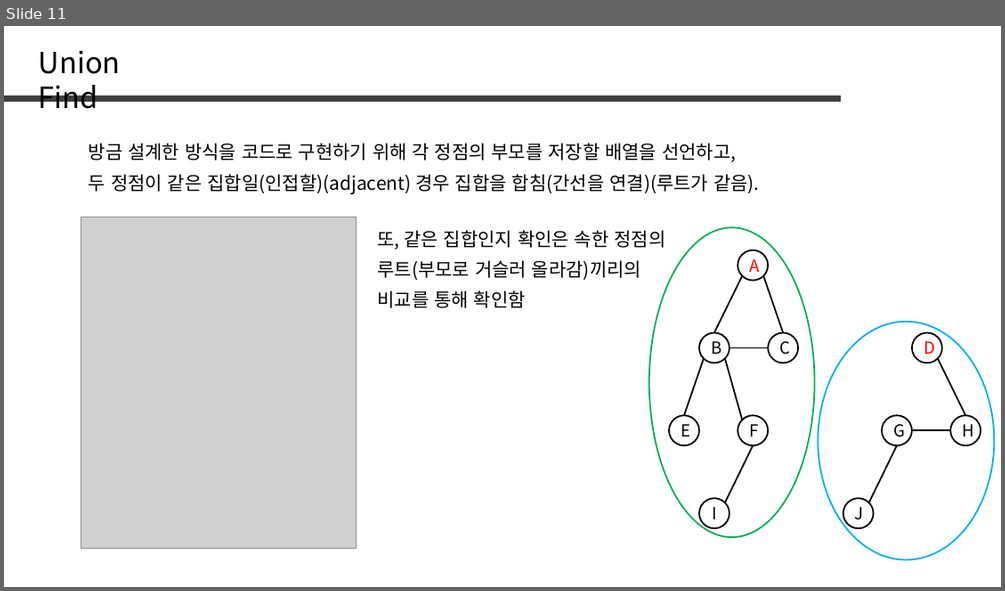
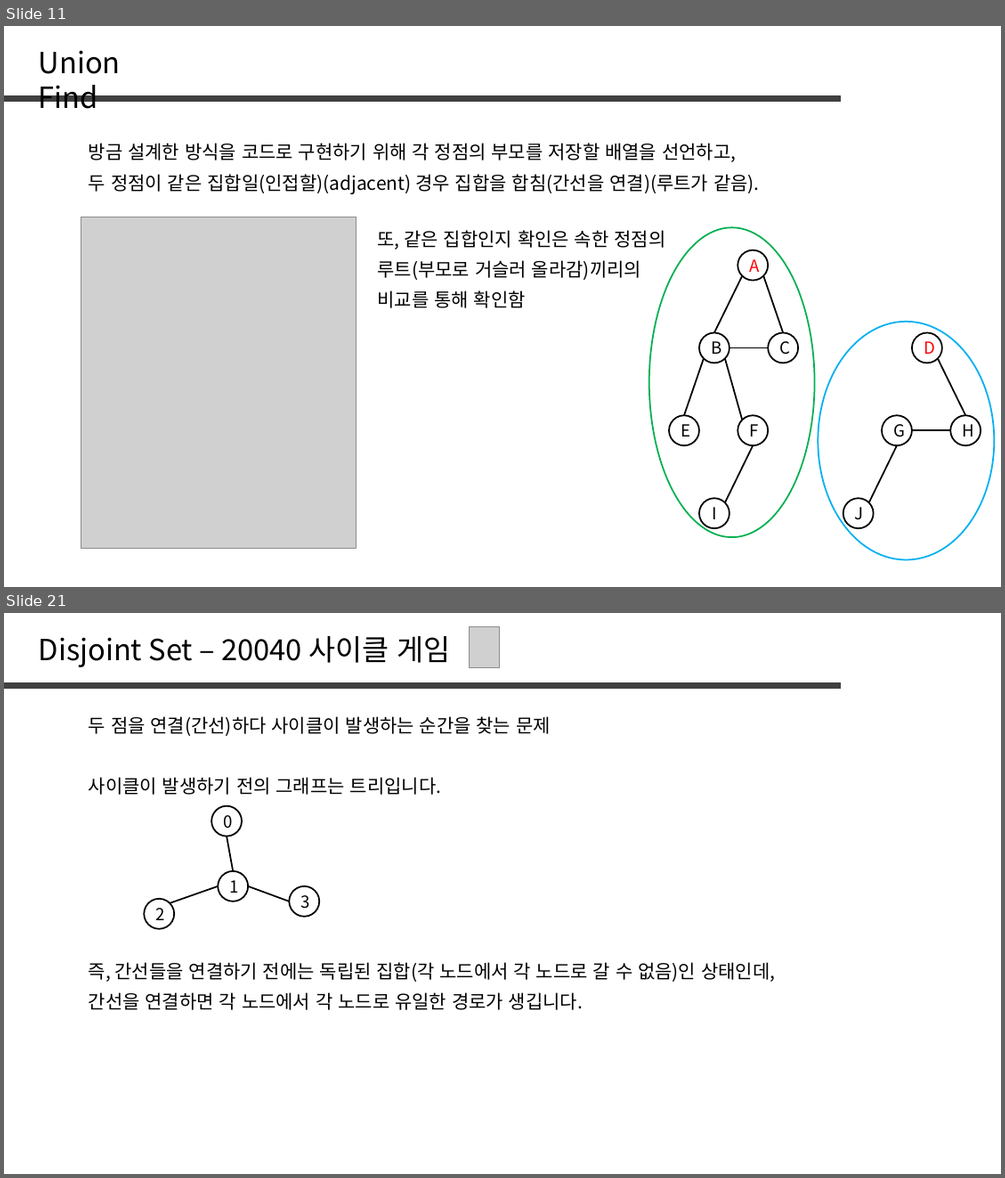
Before and after one commit to jaehoo1/PS-study, a slide deck: study/10_Disjoint Set.pptx. Shown one above the other, each under a label of ours: slide 11 before the commit, slides 11 and 21 after it; the slides between them are not shown. The pictures are 1005x591 and 1005x1178 pixels, drawn with LibreOffice and Linux fonts; fonts in the diff are those of the drawing; grey boxes stand for pictures. Boxes give left, top, right and bottom in pixels: in the first picture for what was removed or moved away, otherwise in the second. Text is boxed around its words. In the diff, an @@ line names an element or a change of style, - is before the commit and + after.

```diff
--- a/study/10_Disjoint Set.pptx
+++ b/study/10_Disjoint Set.pptx
@@ slide 21 added at bbox=[4, 613, 1001, 1174], background #FFFFFF @@
@@ text added at bbox=[39, 636, 450, 667], 28 pt, text #000000 @@
+Disjoint Set – 20040 사이클 게임
@@ picture added at bbox=[469, 627, 500, 668] @@
@@ line added from (4, 686) to (841, 686), #404040 6 pt @@
@@ text added at bbox=[89, 716, 550, 736], 18 pt, text #000000 @@
+두 점을 연결(간선)하다 사이클이 발생하는 순간을 찾는 문제
@@ text added at bbox=[89, 777, 441, 795], 18 pt, text #000000 @@
+사이클이 발생하기 전의 그래프는 트리입니다.
@@ ellipse added at bbox=[212, 806, 242, 835], outline #000000 1.5 pt, 16 pt, text #000000 @@
+0
@@ line added from (226, 835) to (233, 871), #000000 1.5 pt @@
@@ ellipse added at bbox=[218, 871, 248, 900], outline #000000 1.5 pt, 16 pt, text #000000 @@
+1
@@ ellipse added at bbox=[144, 899, 174, 929], outline #000000 1.5 pt, 16 pt, text #000000 @@
+2
@@ line added from (170, 903) to (218, 886), #000000 1.5 pt @@
@@ line added from (289, 901) to (248, 886), #000000 1.5 pt @@
@@ ellipse added at bbox=[289, 886, 319, 916], outline #000000 1.5 pt, 16 pt, text #000000 @@
+3
@@ text added at bbox=[89, 962, 775, 981], 18 pt, text #000000 @@
+즉, 간선들을 연결하기 전에는 독립된 집합(각 노드에서 각 노드로 갈 수 없음)인 상태인데,
@@ text added at bbox=[89, 992, 582, 1010], 18 pt, text #000000 @@
+간선을 연결하면 각 노드에서 각 노드로 유일한 경로가 생깁니다.
```
Also in this commit, not shown: 1 slide changed, 21 other slides added, 46 slides removed.
